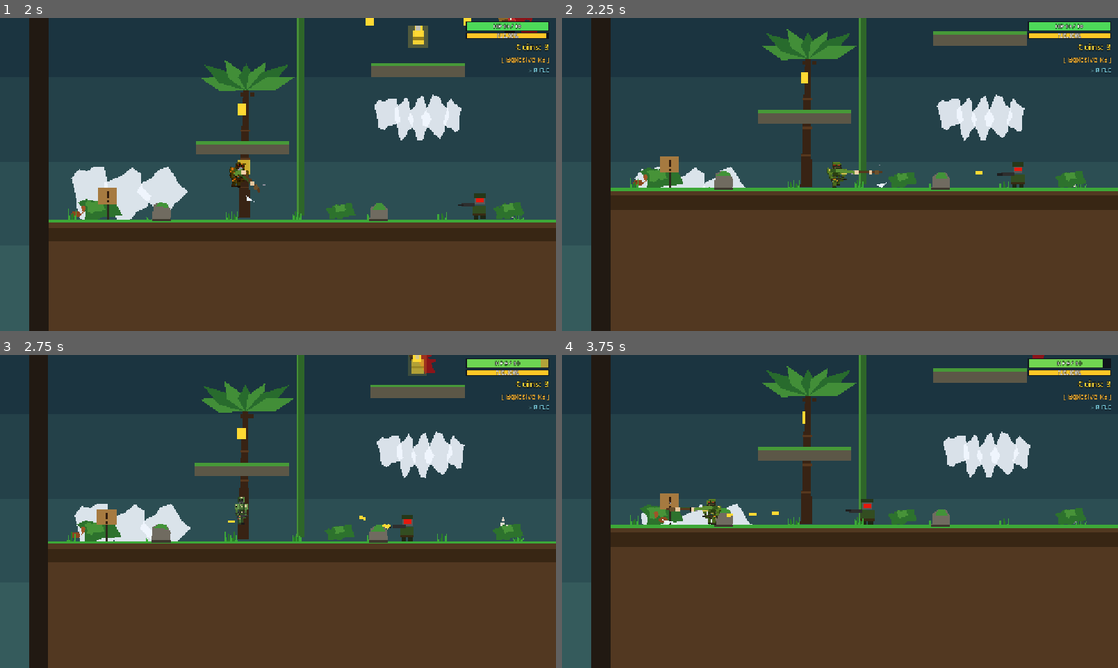
Above: before the commit, frames 1-4 (two rows, left to right).
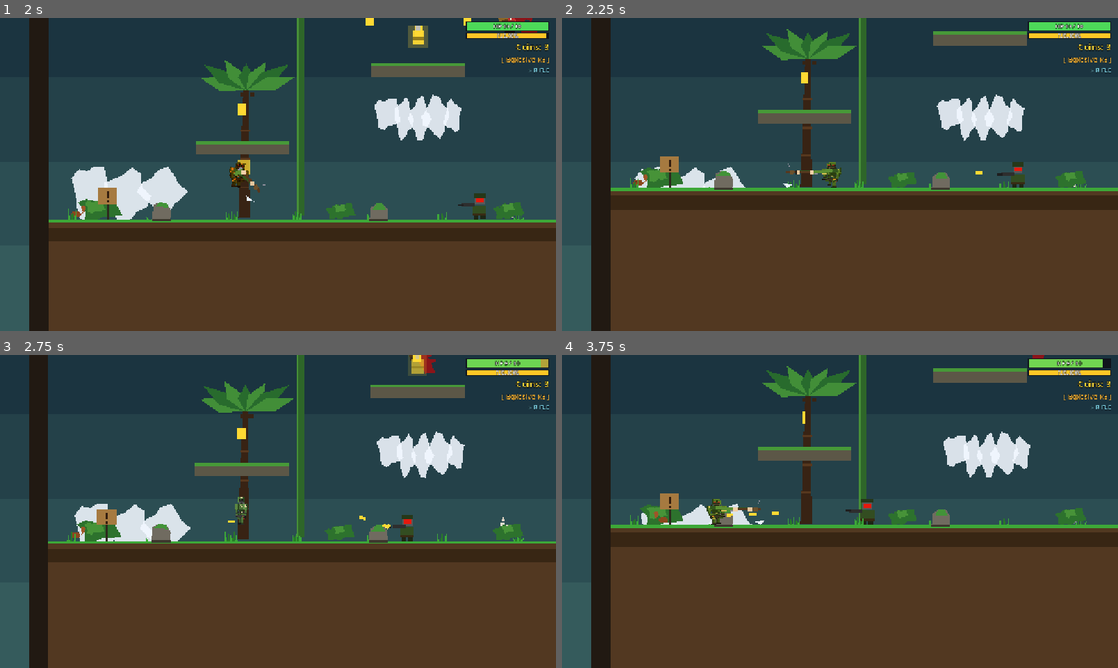
Above: after the commit, the same moments.

Repository: Crapula1/2d-platformer
Game: Godot game, scene res://scenes/MainMenu.tscn
The game is run twice, just before and just after one commit, with the same random seed, the same clock (stepped at 60 frames per second) and the same inputs.
Inputs (mouse positions are in pixels of both pictures, inside the frame that each line leads up to):
- Up to frame 1 (2 s): click "START" at 0.5 s; tap Enter at 1.25 s; move the mouse to (400, 158) at 1.27 s; hold D (move_right) from 1.28 s (still down); tap J (attack) at 1.35 s; click (400, 158) at 1.42 s; tap Space (jump) at 1.52, 1.82 s
- Up to frame 2 (2.25 s): release D (move_right) at 2 s; drag from (728, 190) to (1040, 205) at 2.02 s
- Up to frame 3 (2.75 s): no input
- Up to frame 4 (3.75 s): move the mouse to (895, 442) at 2.77 s; hold A (move_left) 2.78-3.5 s; hold S (crouch) 2.78-3.5 s; click (895, 442) at 2.92 s; tap J (attack) at 3.05 s; drag from (812, 574) to (806, 420) at 3.52 s

Frame 1 is identical in both runs. In frame 2, 0.3% of the frame differs, in the area x 39-59%, y 46-55%; in frame 3, less than 0.1%; in frame 4, 0.4%, in the area x 18-37%, y 46-55%.

Commit message:
feat: directional axe aiming + longer reach
- Each swing now aims toward the mouse cursor: horizontal facing snaps to
  the aim direction (so the visible swing matches), and the AttackArea is
  positioned + rotated along the full aim vector so up/down attacks land on
  enemies above or below the player.
- Bump per-stage reach (Cleave/Smash 20->36, Stab 28->44) and grow the
  hitbox rect (34x32 -> 46x30, oriented along the aim axis) so the axe
  swing covers what it visually looks like it should.

Co-Authored-By: Claude Opus 4.7 <noreply@anthropic.com>

Diff:
--- a/scenes/Player.tscn
+++ b/scenes/Player.tscn
@@ -61,7 +61,7 @@
 size = Vector2(20, 14)
 
 [sub_resource type="RectangleShape2D" id="RectangleShape2D_attack"]
-size = Vector2(34, 32)
+size = Vector2(46, 30)
 
 [sub_resource type="RectangleShape2D" id="RectangleShape2D_hurt"]
 size = Vector2(18, 26)
--- a/scripts/Player.gd
+++ b/scripts/Player.gd
@@ -573,8 +573,20 @@
 	var cfg: Dictionary = _stage_config(stage)
 	attack_timer = float(cfg["duration"])
 	attack_shape.disabled = false
-	var reach: float = 28.0 if stage == 3 else 20.0
-	attack_area.position.x = reach if facing_right else -reach
+
+	# Aim the swing toward the mouse cursor. Horizontal facing snaps to the
+	# aim direction (so the visible swing goes the same way), and the hitbox
+	# is offset along the full aim vector so up/down strikes connect with
+	# enemies above or below the player too.
+	var aim_vec: Vector2 = get_global_mouse_position() - global_position
+	var aim: Vector2 = aim_vec.normalized() if aim_vec.length_squared() > 0.0001 \
+		else Vector2(1.0 if facing_right else -1.0, 0.0)
+	if absf(aim.x) > 0.05:
+		facing_right = aim.x >= 0.0
+		_set_facing(facing_right)
+	var reach: float = 44.0 if stage == 3 else 36.0
+	attack_area.position = aim * reach
+	attack_area.rotation = aim.angle()
 
 	# Start of a new swing — reset the per-swing hit list and catch anyone
 	# already standing inside the freshly-enabled hitbox (body_entered only
